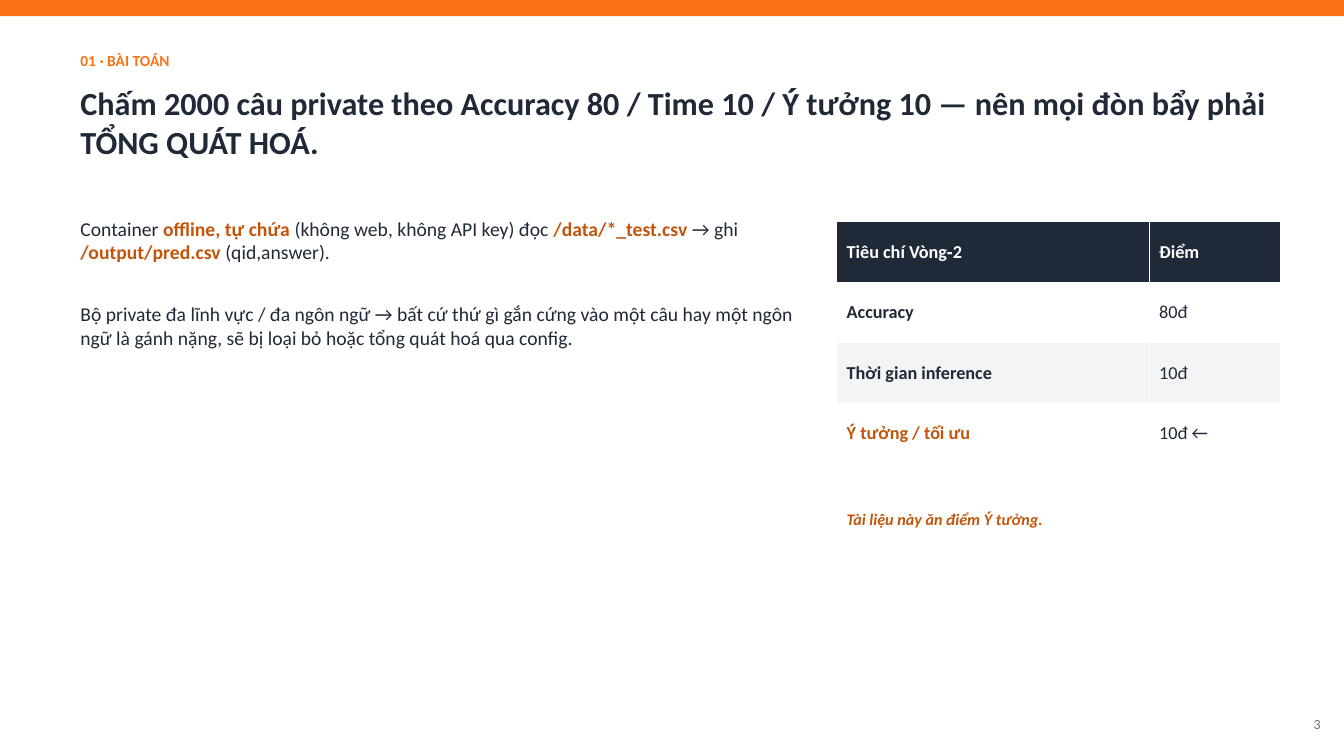
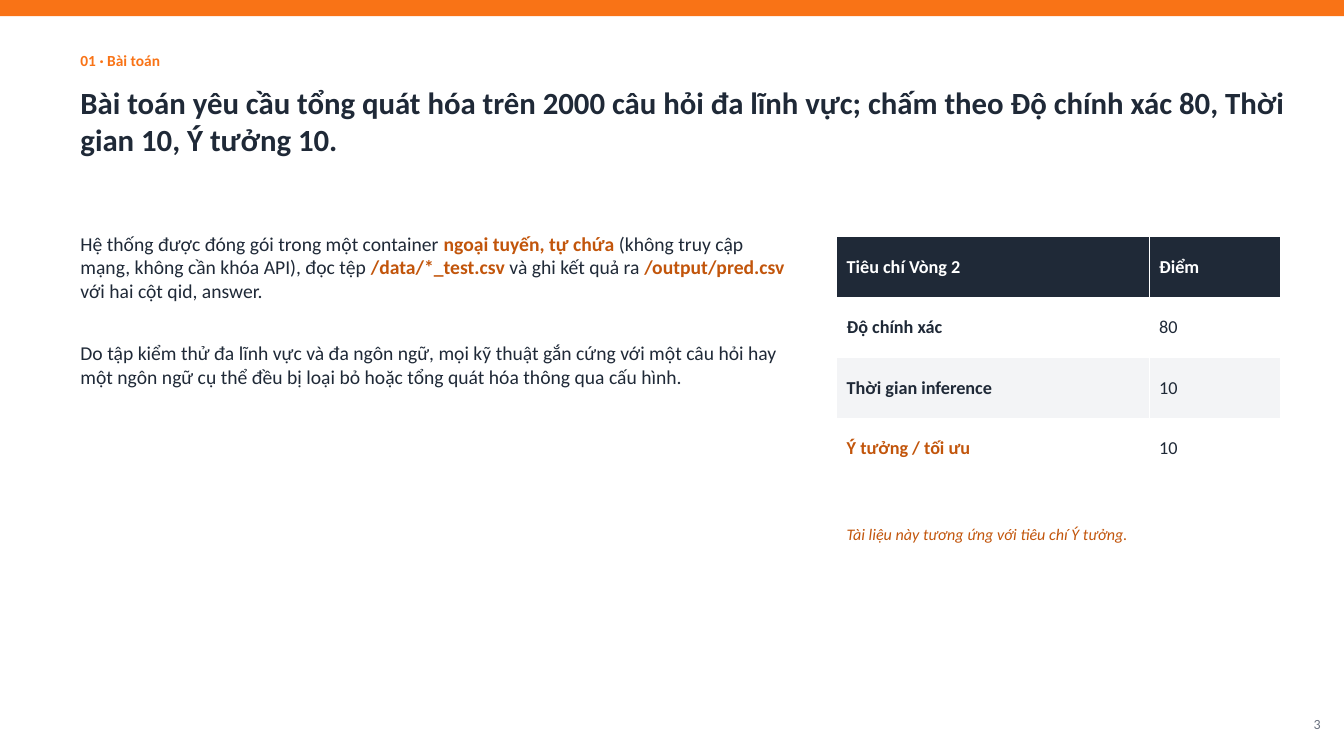
Before and after one commit to meiiie/bang_c, a slide deck: slide 3 of docs/Neko-Core-Thuyet-minh-phuong-phap.pptx. Drawn at 1344x756 pixels with LibreOffice and Linux fonts; fonts in the diff are those of the drawing. Boxes give left, top, right and bottom in pixels: in the first picture for what was removed or moved away, otherwise in the second. Text is boxed around its words. In the diff, an @@ line names an element or a change of style, - is before the commit and + after.

```diff
--- a/docs/Neko-Core-Thuyet-minh-phuong-phap.pptx
+++ b/docs/Neko-Core-Thuyet-minh-phuong-phap.pptx
@@ text at <box>80,55,160,66</box>: text changed @@
-01 · BÀI TOÁN
+01 · Bài toán
@@ text at <box>80,90,1284,157</box>: text changed; size 23 to 22 pt @@
-Chấm 2000 câu private theo Accuracy 80 / Time 10 / Ý tưởng 10 — nên mọi đòn bẩy phải TỔNG QUÁT HOÁ.
+Bài toán yêu cầu tổng quát hóa trên 2000 câu hỏi đa lĩnh vực; chấm theo Độ chính xác 80, Thời gian 10, Ý tưởng 10.
@@ text at <box>80,236,784,388</box>: text changed @@
-Container offline, tự chứa (không web, không API key) đọc /data/*_test.csv → ghi /output/pred.csv (qid,answer).
-Bộ private đa lĩnh vực / đa ngôn ngữ → bất cứ thứ gì gắn cứng vào một câu hay một ngôn ngữ là gánh nặng, sẽ bị loại bỏ hoặc tổng quát hoá qua config.
+Hệ thống được đóng gói trong một container ngoại tuyến, tự chứa (không truy cập mạng, không cần khóa API), đọc tệp /data/*_test.csv và ghi kết quả ra /output/pred.csv với hai cột qid, answer.
+Do tập kiểm thử đa lĩnh vực và đa ngôn ngữ, mọi kỹ thuật gắn cứng với một câu hỏi hay một ngôn ngữ cụ thể đều bị loại bỏ hoặc tổng quát hóa thông qua cấu hình.
@@ table at <box>837,237,1280,479</box> @@
-row 1, column 1: Tiêu chí Vòng‑2
+row 1, column 1: Tiêu chí Vòng 2
-row 2, column 1: Accuracy
+row 2, column 1: Độ chính xác
-row 2, column 2: 80đ
+row 2, column 2: 80
-row 3, column 2: 10đ
+row 3, column 2: 10
-row 4, column 2: 10đ ←
+row 4, column 2: 10
@@ table: place and size @@
-table at <box>837,222,1280,464</box>
+table at <box>837,237,1280,479</box>
@@ text at <box>847,527,1128,543</box>: text changed; bold off @@
-Tài liệu này ăn điểm Ý tưởng.
+Tài liệu này tương ứng với tiêu chí Ý tưởng.
```
Also in this commit, not shown: 12 other slides changed, 1 other file.
